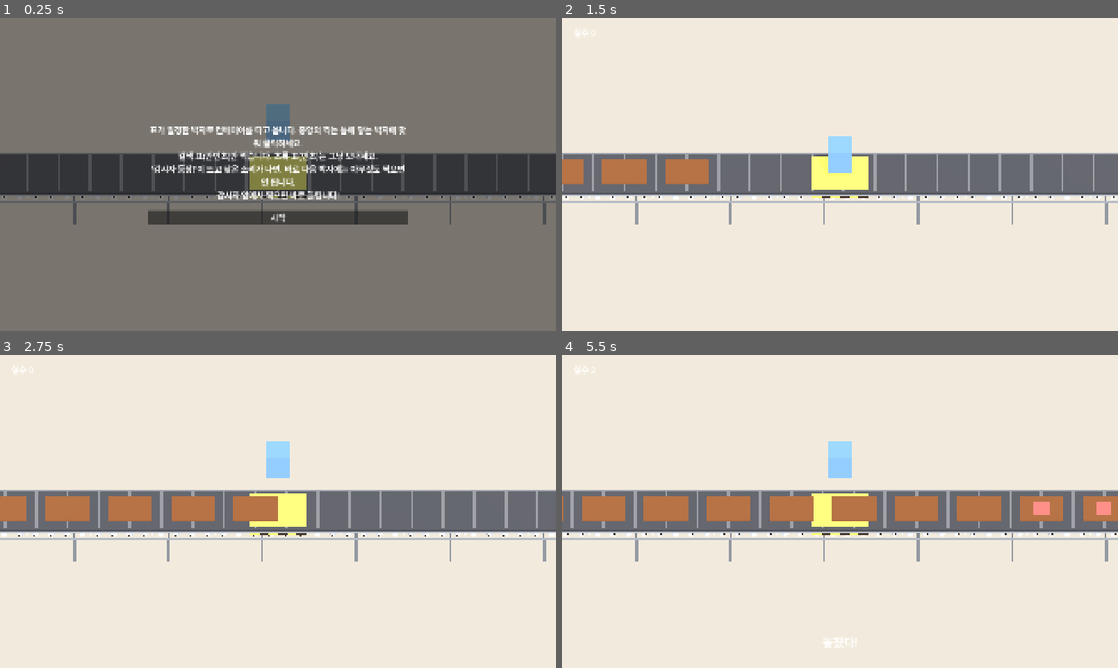
Above: before the commit, frames 1-4 (two rows, left to right).
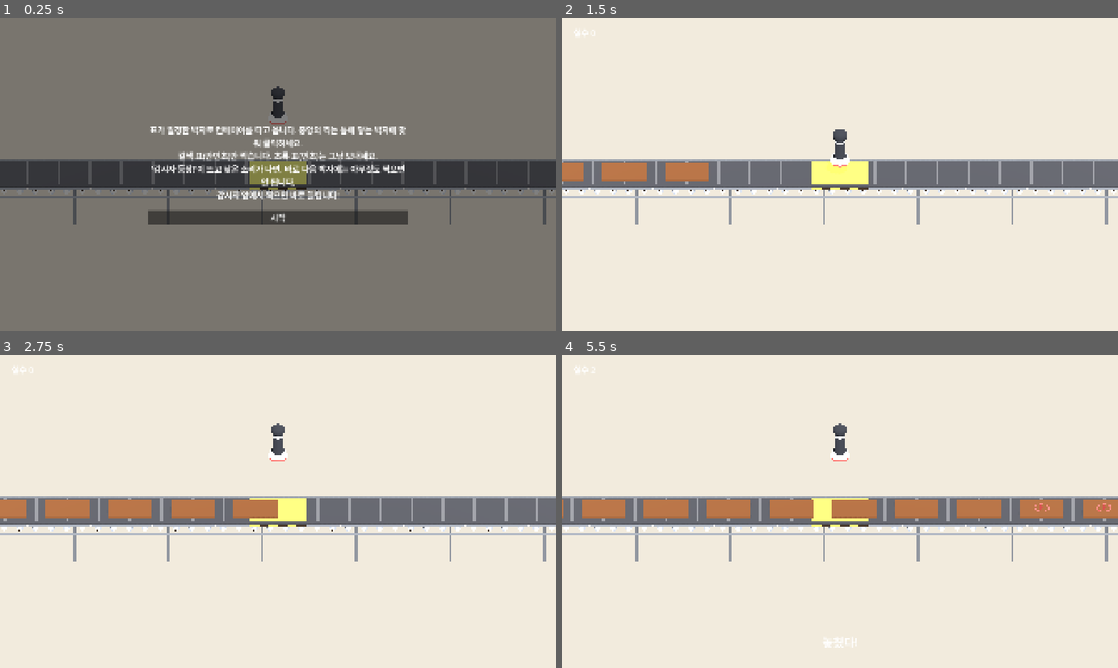
Above: after the commit, the same moments.

Repository: hahaha13791/mincho-game
Game: Godot game, scene res://minigames/piano_ballot/piano_ballot.tscn
The game is run twice, just before and just after one commit, with the same random seed, the same clock (stepped at 60 frames per second) and the same inputs. This scene is started directly instead of the project's main scene.
Inputs (mouse positions are in pixels of both pictures, inside the frame that each line leads up to):
- Up to frame 1 (0.25 s): no input
- Up to frame 2 (1.5 s): click "시작" at 0.5 s; tap Enter at 1.25 s; move the mouse to (962, 158) at 1.27 s; click (962, 158) at 1.42 s
- Up to frame 3 (2.75 s): move the mouse to (166, 527) at 2.02 s; click (166, 527) at 2.17 s
- Up to frame 4 (5.5 s): move the mouse to (895, 442) at 2.77 s; click (895, 442) at 2.92 s; move the mouse to (812, 574) at 3.52 s; click (812, 574) at 3.67 s; move the mouse to (1006, 558) at 4.27 s; click (1006, 558) at 4.42 s; move the mouse to (673, 464) at 5.02 s; click (673, 464) at 5.17 s

The runs differ from the first frame. In frame 1, 6.7% of the frame differs, in the area x 0-100%, y 21-60%; in frame 2, 7.6%; in frame 3, 8.0%; in frame 4, 8.7%.

Commit message:
feat(piano_ballot): 기표 도장과 '卜' 기표 자국, 카메라를 약 30도로 낮춤
- props/stamp: 손잡이·몸통·금속 테·인주 도장면
- props/stamp_mark: 동그라미 안 '卜'(인주색)
- palette에 stamp 추가

Co-Authored-By: Claude Opus 5.5 <noreply@anthropic.com>
Claude-Session: https://claude.ai/code/session_01Vwi6rniWjHWN2EhyiYoRbx

Diff:
--- a/common/style/palette.gd
+++ b/common/style/palette.gd
@@ -13,6 +13,7 @@
 @export var suit: Color = Color("4a4d55") # 감시자 정장. 정당색을 피해 무채색
 @export var sunglasses: Color = Color("1c1c1f")
 @export var belt: Color = Color("3a3b40") # 컨베이어 고무 벨트
+@export var stamp: Color = Color("2b2d33") # 기표 도장 몸통
 @export var accent: Color = Color("f2b84b")
 @export var danger: Color = Color("d9534f")
 @export var ballot_box: Color = Color("5b7fa6")
--- a/minigames/piano_ballot/piano_ballot.gd
+++ b/minigames/piano_ballot/piano_ballot.gd
@@ -8,6 +8,8 @@
 const CONFIG: PianoConfig = preload("res://minigames/piano_ballot/piano_config.tres")
 const WATCHER: PackedScene = preload("res://common/watcher.tscn")
 const CONVEYOR: PackedScene = preload("res://minigames/piano_ballot/props/conveyor.tscn")
+const STAMP: PackedScene = preload("res://minigames/piano_ballot/props/stamp.tscn")
+const STAMP_MARK: PackedScene = preload("res://minigames/piano_ballot/props/stamp_mark.tscn")
 const SPACING: float = 2.0 # 박자당 표 사이 거리
 const STAMPER_REST_Y: float = 2.5
 const STAMPER_PRESS_Y: float = 0.5
@@ -26,7 +28,7 @@
 var _mistakes: int = 0
 var _warn_until: float = -1.0
 var _sfx: AudioStreamPlayer
-var _stamper: MeshInstance3D
+var _stamper: Node3D
 var _watcher: Watcher
 var _conveyor: Conveyor
 var _stamp_tween: Tween
@@ -38,7 +40,7 @@
 
 func _ready() -> void:
 	$Sun.rotation_degrees = Vector3(-50.0, 20.0, 0.0)
-	_camera.look_at_from_position(Vector3(0.0, 8.0, 7.0), Vector3(0.0, 0.0, 0.0))
+	_camera.look_at_from_position(Vector3(0.0, 5.5, 9.5), Vector3(0.0, 0.0, 0.0)) # 약 30도. 컨베이어 옆면(롤러)이 보이게
 	_beat_dur = 60.0 / CONFIG.bpm
 	_first = CONFIG.count_in * _beat_dur
 	_sfx = AudioStreamPlayer.new()
@@ -97,8 +99,8 @@
 	if i < 0 or i >= _beats.size() or _resolved[i] or absf(_t - _first - i * _beat_dur) > CONFIG.window:
 		return # 박자에서 벗어난 클릭은 아무것도 찍지 못한다
 	_resolved[i] = true
-	var mark: MeshInstance3D = _box(Vector3(0.5, 0.02, 0.5), PALETTE.danger)
-	mark.position.y = 0.05
+	var mark: Node3D = STAMP_MARK.instantiate()
+	mark.position.y = 0.035 # 표 윗면
 	_ballots[i].add_child(mark)
 	if _beats[i]["watcher"]:
 		_finish(true, "감시자 코앞에서 쾅! 도장 소리가 온 마을에 울렸다.")
@@ -203,7 +205,7 @@
 	frame.position.y = 0.06
 	add_child(frame)
 
-	_stamper = _box(Vector3(0.7, 1.0, 0.7), PALETTE.ballot_box)
+	_stamper = STAMP.instantiate()
 	_stamper.position = Vector3(0.0, STAMPER_REST_Y, 0.0)
 	add_child(_stamper)
 
--- /dev/null
+++ b/minigames/piano_ballot/props/stamp.gd
@@ -0,0 +1,17 @@
+extends Node3D
+## 기표 도장(기표용구) 겉모습. 원점에서 0.5 아래가 도장면 바닥. 색은 노드 이름으로 팔레트에서 고른다.
+## Ink = 인주 묻은 도장면, Metal = 금속 테, 나머지 = 몸통
+
+const PALETTE: Palette = preload("res://common/style/palette.tres")
+
+
+func _ready() -> void:
+	for m in find_children("*", "MeshInstance3D", true, false):
+		var mat: StandardMaterial3D = StandardMaterial3D.new()
+		if m.name.begins_with("Ink"):
+			mat.albedo_color = PALETTE.danger
+		elif m.name.begins_with("Metal"):
+			mat.albedo_color = PALETTE.iron.lightened(0.3)
+		else:
+			mat.albedo_color = PALETTE.stamp
+		(m as MeshInstance3D).material_override = mat
--- /dev/null
+++ b/minigames/piano_ballot/props/stamp.tscn
@@ -0,0 +1,50 @@
+[gd_scene load_steps=7 format=3]
+
+[ext_resource type="Script" path="res://minigames/piano_ballot/props/stamp.gd" id="1"]
+
+[sub_resource type="CylinderMesh" id="face"]
+top_radius = 0.3
+bottom_radius = 0.3
+height = 0.08
+
+[sub_resource type="CylinderMesh" id="collar"]
+top_radius = 0.26
+bottom_radius = 0.33
+height = 0.14
+
+[sub_resource type="CylinderMesh" id="body"]
+top_radius = 0.16
+bottom_radius = 0.19
+height = 0.7
+
+[sub_resource type="CylinderMesh" id="ring"]
+top_radius = 0.175
+bottom_radius = 0.175
+height = 0.06
+
+[sub_resource type="SphereMesh" id="knob"]
+radius = 0.22
+height = 0.4
+
+[node name="Stamp" type="Node3D"]
+script = ExtResource("1")
+
+[node name="InkFace" type="MeshInstance3D" parent="."]
+transform = Transform3D(1, 0, 0, 0, 1, 0, 0, 0, 1, 0, -0.46, 0)
+mesh = SubResource("face")
+
+[node name="MetalCollar" type="MeshInstance3D" parent="."]
+transform = Transform3D(1, 0, 0, 0, 1, 0, 0, 0, 1, 0, -0.35, 0)
+mesh = SubResource("collar")
+
+[node name="Body" type="MeshInstance3D" parent="."]
+transform = Transform3D(1, 0, 0, 0, 1, 0, 0, 0, 1, 0, 0.07, 0)
+mesh = SubResource("body")
+
+[node name="MetalRing" type="MeshInstance3D" parent="."]
+transform = Transform3D(1, 0, 0, 0, 1, 0, 0, 0, 1, 0, 0.3, 0)
+mesh = SubResource("ring")
+
+[node name="Knob" type="MeshInstance3D" parent="."]
+transform = Transform3D(1, 0, 0, 0, 1, 0, 0, 0, 1, 0, 0.5, 0)
+mesh = SubResource("knob")
--- /dev/null
+++ b/minigames/piano_ballot/props/stamp_mark.gd
@@ -0,0 +1,13 @@
+extends Node3D
+## 표에 찍힌 기표 자국: 동그라미 안의 '卜'. 인주색.
+
+const PALETTE: Palette = preload("res://common/style/palette.tres")
+
+
+func _ready() -> void:
+	var mat: StandardMaterial3D = StandardMaterial3D.new()
+	mat.albedo_color = PALETTE.danger
+	$Ring.material_override = mat
+	$Glyph.rotation.x = -PI / 2.0 # 눕혀서 위를 보게. 글자 위쪽이 화면 위(-z)
+	$Glyph.modulate = PALETTE.danger
+	$Glyph.outline_modulate = PALETTE.danger
--- /dev/null
+++ b/minigames/piano_ballot/props/stamp_mark.tscn
@@ -0,0 +1,23 @@
+[gd_scene load_steps=3 format=3]
+
+[ext_resource type="Script" path="res://minigames/piano_ballot/props/stamp_mark.gd" id="1"]
+
+[sub_resource type="TorusMesh" id="ring"]
+inner_radius = 0.2
+outer_radius = 0.25
+rings = 32
+
+[node name="StampMark" type="Node3D"]
+script = ExtResource("1")
+
+[node name="Ring" type="MeshInstance3D" parent="."]
+transform = Transform3D(1, 0, 0, 0, 0.3, 0, 0, 0, 1, 0, 0, 0)
+mesh = SubResource("ring")
+
+[node name="Glyph" type="Label3D" parent="."]
+transform = Transform3D(1, 0, 0, 0, 1, 0, 0, 0, 1, 0, 0.01, 0)
+pixel_size = 0.0045
+shaded = false
+text = "卜"
+font_size = 64
+outline_size = 8
Not shown, added: minigames/piano_ballot/props/stamp.gd.uid
Not shown, added: minigames/piano_ballot/props/stamp_mark.gd.uid
